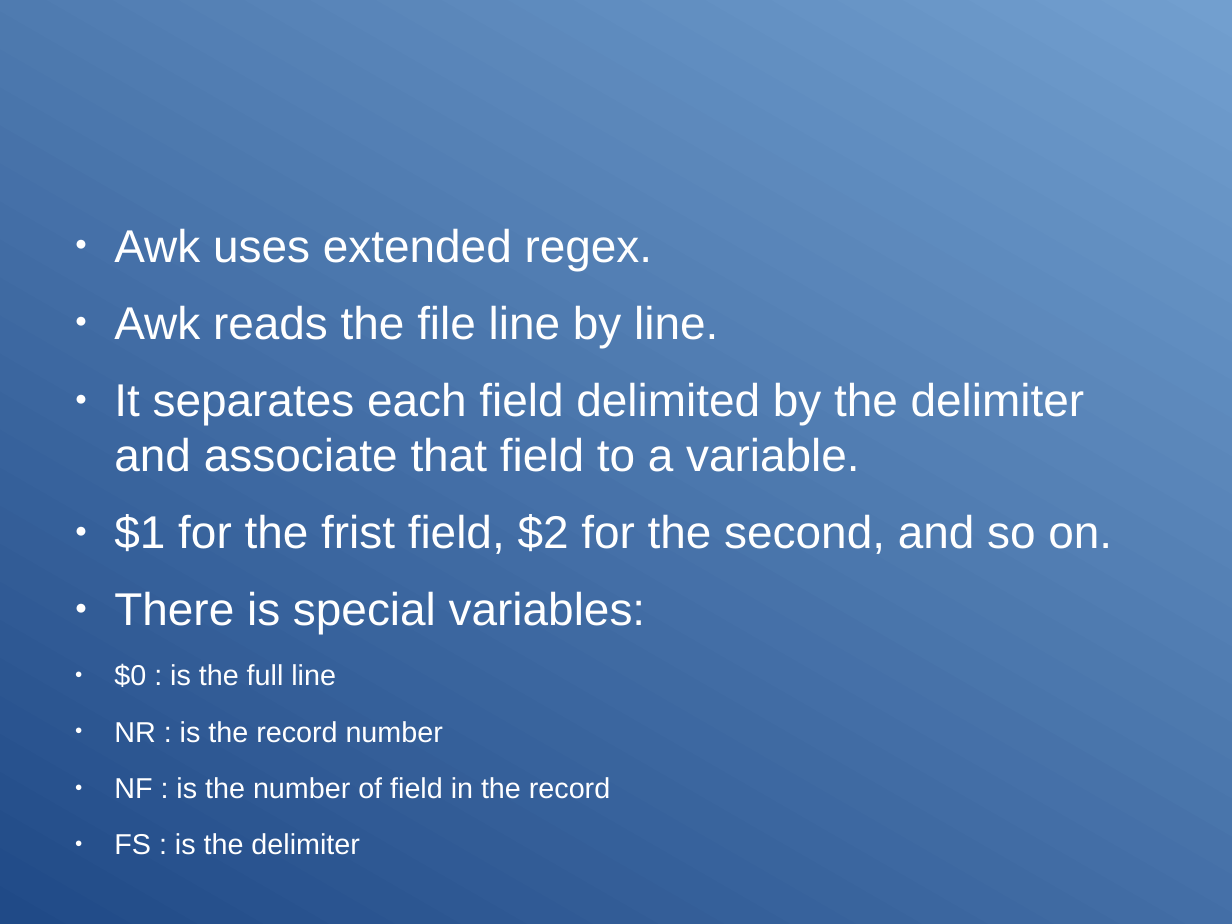
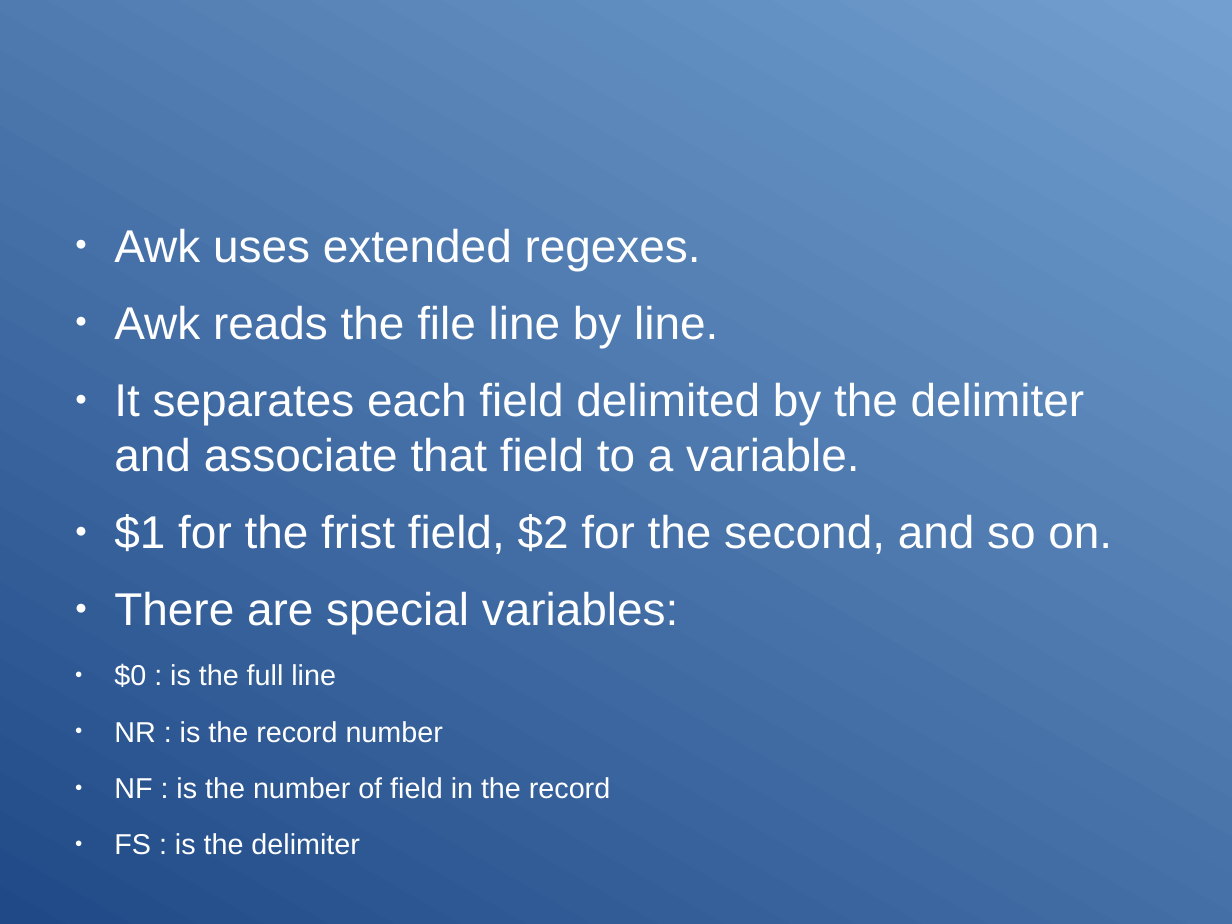
Before and after one commit to Clibre/An-introduction-to-bash, a slide deck: slide 66 of presentation.odp. Drawn at 1232x924 pixels with LibreOffice and Linux fonts; fonts in the diff are those of the drawing. Boxes give left, top, right and bottom in pixels: in the first picture for what was removed or moved away, otherwise in the second. Text is boxed around its words. In the diff, an @@ line names an element or a change of style, - is before the commit and + after.

```diff
--- a/presentation.odp
+++ b/presentation.odp
@@ text at (114,228,701,271): text changed @@
-● Awk uses extended regex.
+● Awk uses extended regexes.
@@ text at (114,591,679,634): text changed @@
-● There is special variables:
+● There are special variables:
```
Also in this commit, not shown: 20 other slides changed, 1 slide added, 1 slide removed, 2 other files.
